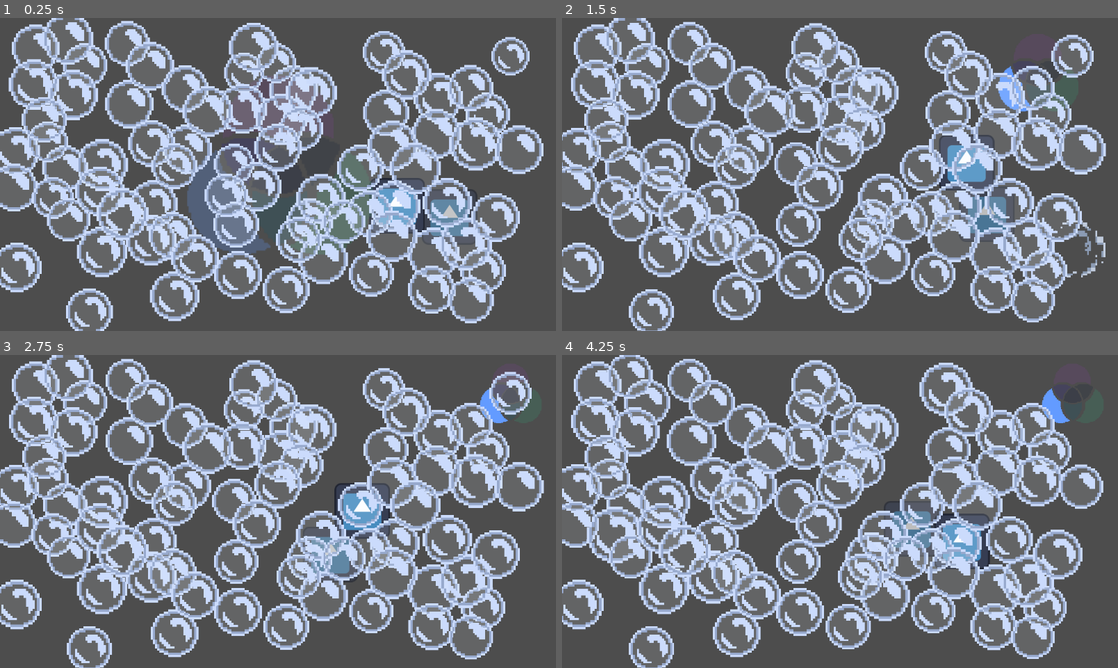
Above: before the commit, frames 1-4 (two rows, left to right).
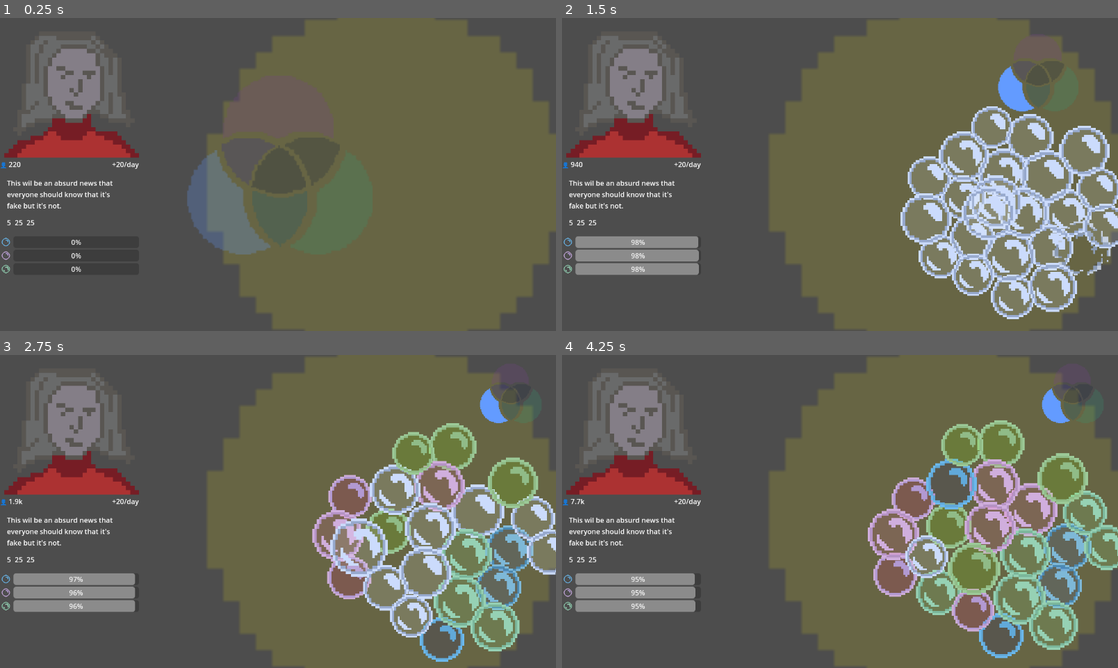
Above: after the commit, the same moments.

Repository: davirss/fakeltd.
Game: Godot game, scene res://Scenes/game.tscn
Same seed, same stepped clock (60 frames per second), same inputs: the game is played once before the commit and once after it. The engine's default icon, where the game draws it, is replaced by a stand-in: a white triangle on a blue panel in a dark square.
Inputs (mouse positions are in pixels of both pictures, inside the frame that each line leads up to):
- Up to frame 1 (0.25 s): no input
- Up to frame 2 (1.5 s): tap Enter (ui_accept) at 0.5, 0.77 s; move the mouse to (795, 202) at 0.52 s; click (795, 202) at 0.6 s; move the mouse to (1073, 249) at 1.27 s; click (1073, 249) at 1.35 s
- Up to frame 3 (2.75 s): tap Enter (ui_accept) at 1.52 s; move the mouse to (528, 405) at 2.02 s; click (528, 405) at 2.1 s
- Up to frame 4 (4.25 s): move the mouse to (1073, 373) at 2.77 s; click (1073, 373) at 2.85 s; tap Enter (ui_accept) at 3.02, 3.77 s; move the mouse to (1073, 411) at 3.52 s; click (1073, 411) at 3.6 s

The runs differ from the first frame. In frame 1, 70% of the frame differs, in the area x 0-100%, y 0-100%; in frame 2, 67%; in frame 3, 69%; in frame 4, 70%.
Error before the commit: Out of bounds get index '1' (on base: 'Dictionary') (res://bubble/bubble.gd:31)

Commit message:
Last fixes for the day

Diff:
--- a/Scenes/game.tscn
+++ b/Scenes/game.tscn
@@ -6,7 +6,8 @@
 [ext_resource type="Script" path="res://Scenes/spawning_marker.gd" id="3_algbn"]
 [ext_resource type="Script" path="res://Scenes/floating_target.gd" id="3_drd3v"]
 [ext_resource type="Texture2D" uid="uid://c08u1iqe28oop" path="res://Resources/icon.svg" id="4_lu5lp"]
-[ext_resource type="PackedScene" uid="uid://b7gp8qi3rliei" path="res://field.tscn" id="6_fo22r"]
+[ext_resource type="Texture2D" uid="uid://bb028qj7qiiyw" path="res://Resources/bubbles sprites/bubble-shade.png" id="6_1didp"]
+[ext_resource type="PackedScene" uid="uid://b7gp8qi3rliei" path="res://day_controller.tscn" id="8_uir3a"]
 
 [sub_resource type="CircleShape2D" id="CircleShape2D_23fjt"]
 radius = 400.0
@@ -84,6 +85,7 @@
 script = ExtResource("3_algbn")
 
 [node name="Sprite2D" type="Sprite2D" parent="Field/SpawningMarker"]
+visible = false
 texture = ExtResource("4_lu5lp")
 
 [node name="FloatingTarget" type="Marker2D" parent="Field"]
@@ -91,6 +93,7 @@
 script = ExtResource("3_drd3v")
 
 [node name="Sprite2D" type="Sprite2D" parent="Field/FloatingTarget"]
+visible = false
 texture = ExtResource("4_lu5lp")
 
 [node name="GameOverArea" type="Area2D" parent="Field"]
@@ -98,6 +101,11 @@
 [node name="GameOverShape" type="CollisionShape2D" parent="Field/GameOverArea"]
 position = Vector2(889, 378)
 shape = SubResource("CircleShape2D_23fjt")
+
+[node name="GameOverShade" type="Sprite2D" parent="Field/GameOverArea/GameOverShape"]
+modulate = Color(0.566313, 0.548682, 0.218506, 0.392157)
+scale = Vector2(7.5, 7.5)
+texture = ExtResource("6_1didp")
 
 [node name="VennController" parent="." instance=ExtResource("3_3oy8c")]
 position = Vector2(641, 348)
@@ -110,6 +118,6 @@
 
 [node name="AudioStreamPlayer2D" type="AudioStreamPlayer2D" parent="."]
 
-[node name="DayController" parent="." instance=ExtResource("6_fo22r")]
+[node name="DayController" parent="." instance=ExtResource("8_uir3a")]
 
 [connection signal="body_exited" from="Field/GameOverArea" to="." method="_on_area_2d_body_exited"]
--- a/field.tscn
+++ /dev/null
@@ -1,230 +0,0 @@
-[gd_scene load_steps=2 format=3 uid="uid://b7gp8qi3rliei"]
-
-[ext_resource type="PackedScene" uid="uid://jsskjmbbjspf" path="res://bubble/bubble.tscn" id="1_jt513"]
-
-[node name="Field" type="Node2D"]
-
-[node name="Bubble" parent="." instance=ExtResource("1_jt513")]
-position = Vector2(82, 69)
-
-[node name="Bubble2" parent="." instance=ExtResource("1_jt513")]
-position = Vector2(196, 108)
-
-[node name="Bubble3" parent="." instance=ExtResource("1_jt513")]
-position = Vector2(78, 152)
-
-[node name="Bubble4" parent="." instance=ExtResource("1_jt513")]
-position = Vector2(156, 47)
-
-[node name="Bubble5" parent="." instance=ExtResource("1_jt513")]
-position = Vector2(168, 176)
-
-[node name="Bubble56" parent="." instance=ExtResource("1_jt513")]
-position = Vector2(998, 541)
-
-[node name="Bubble57" parent="." instance=ExtResource("1_jt513")]
-position = Vector2(1112, 580)
-
-[node name="Bubble58" parent="." instance=ExtResource("1_jt513")]
-position = Vector2(994, 624)
-
-[node name="Bubble59" parent="." instance=ExtResource("1_jt513")]
-position = Vector2(1072, 519)
-
-[node name="Bubble60" parent="." instance=ExtResource("1_jt513")]
-position = Vector2(1084, 648)
-
-[node name="Bubble61" parent="." instance=ExtResource("1_jt513")]
-position = Vector2(1009, 182)
-
-[node name="Bubble62" parent="." instance=ExtResource("1_jt513")]
-position = Vector2(1123, 221)
-
-[node name="Bubble63" parent="." instance=ExtResource("1_jt513")]
-position = Vector2(1005, 265)
-
-[node name="Bubble64" parent="." instance=ExtResource("1_jt513")]
-position = Vector2(1083, 160)
-
-[node name="Bubble65" parent="." instance=ExtResource("1_jt513")]
-position = Vector2(1095, 289)
-
-[node name="Bubble66" parent="." instance=ExtResource("1_jt513")]
-position = Vector2(36, 306)
-
-[node name="Bubble67" parent="." instance=ExtResource("1_jt513")]
-position = Vector2(150, 345)
-
-[node name="Bubble68" parent="." instance=ExtResource("1_jt513")]
-position = Vector2(32, 389)
-
-[node name="Bubble69" parent="." instance=ExtResource("1_jt513")]
-position = Vector2(110, 284)
-
-[node name="Bubble70" parent="." instance=ExtResource("1_jt513")]
-position = Vector2(122, 413)
-
-[node name="Bubble71" parent="." instance=ExtResource("1_jt513")]
-position = Vector2(562, 125)
-
-[node name="Bubble72" parent="." instance=ExtResource("1_jt513")]
-position = Vector2(676, 164)
-
-[node name="Bubble73" parent="." instance=ExtResource("1_jt513")]
-position = Vector2(558, 208)
-
-[node name="Bubble74" parent="." instance=ExtResource("1_jt513")]
-position = Vector2(636, 103)
-
-[node name="Bubble75" parent="." instance=ExtResource("1_jt513")]
-position = Vector2(648, 232)
-
-[node name="Bubble6" parent="." instance=ExtResource("1_jt513")]
-position = Vector2(298, 197)
-
-[node name="Bubble7" parent="." instance=ExtResource("1_jt513")]
-position = Vector2(293, 58)
-
-[node name="Bubble8" parent="." instance=ExtResource("1_jt513")]
-position = Vector2(102, 233)
-
-[node name="Bubble9" parent="." instance=ExtResource("1_jt513")]
-position = Vector2(345, 110)
-
-[node name="Bubble10" parent="." instance=ExtResource("1_jt513")]
-position = Vector2(584, 67)
-
-[node name="Bubble11" parent="." instance=ExtResource("1_jt513")]
-position = Vector2(431, 301)
-
-[node name="Bubble12" parent="." instance=ExtResource("1_jt513")]
-position = Vector2(426, 162)
-
-[node name="Bubble13" parent="." instance=ExtResource("1_jt513")]
-position = Vector2(235, 337)
-
-[node name="Bubble14" parent="." instance=ExtResource("1_jt513")]
-position = Vector2(478, 214)
-
-[node name="Bubble15" parent="." instance=ExtResource("1_jt513")]
-position = Vector2(717, 171)
-
-[node name="Bubble16" parent="." instance=ExtResource("1_jt513")]
-position = Vector2(544, 474)
-
-[node name="Bubble17" parent="." instance=ExtResource("1_jt513")]
-position = Vector2(539, 335)
-
-[node name="Bubble18" parent="." instance=ExtResource("1_jt513")]
-position = Vector2(348, 510)
-
-[node name="Bubble19" parent="." instance=ExtResource("1_jt513")]
-position = Vector2(591, 387)
-
-[node name="Bubble20" parent="." instance=ExtResource("1_jt513")]
-position = Vector2(830, 344)
-
-[node name="Bubble21" parent="." instance=ExtResource("1_jt513")]
-position = Vector2(889, 217)
-
-[node name="Bubble22" parent="." instance=ExtResource("1_jt513")]
-position = Vector2(884, 78)
-
-[node name="Bubble23" parent="." instance=ExtResource("1_jt513")]
-position = Vector2(693, 253)
-
-[node name="Bubble24" parent="." instance=ExtResource("1_jt513")]
-position = Vector2(936, 130)
-
-[node name="Bubble25" parent="." instance=ExtResource("1_jt513")]
-position = Vector2(1175, 87)
-
-[node name="Bubble26" parent="." instance=ExtResource("1_jt513")]
-position = Vector2(909, 432)
-
-[node name="Bubble27" parent="." instance=ExtResource("1_jt513")]
-position = Vector2(904, 293)
-
-[node name="Bubble28" parent="." instance=ExtResource("1_jt513")]
-position = Vector2(713, 468)
-
-[node name="Bubble29" parent="." instance=ExtResource("1_jt513")]
-position = Vector2(956, 345)
-
-[node name="Bubble30" parent="." instance=ExtResource("1_jt513")]
-position = Vector2(1195, 302)
-
-[node name="Bubble31" parent="." instance=ExtResource("1_jt513")]
-position = Vector2(855, 588)
-
-[node name="Bubble32" parent="." instance=ExtResource("1_jt513")]
-position = Vector2(850, 449)
-
-[node name="Bubble33" parent="." instance=ExtResource("1_jt513")]
-position = Vector2(659, 624)
-
-[node name="Bubble34" parent="." instance=ExtResource("1_jt513")]
-position = Vector2(902, 501)
-
-[node name="Bubble35" parent="." instance=ExtResource("1_jt513")]
-position = Vector2(1141, 458)
-
-[node name="Bubble36" parent="." instance=ExtResource("1_jt513")]
-position = Vector2(354, 427)
-
-[node name="Bubble37" parent="." instance=ExtResource("1_jt513")]
-position = Vector2(349, 288)
-
-[node name="Bubble38" parent="." instance=ExtResource("1_jt513")]
-position = Vector2(158, 463)
-
-[node name="Bubble39" parent="." instance=ExtResource("1_jt513")]
-position = Vector2(401, 340)
-
-[node name="Bubble40" parent="." instance=ExtResource("1_jt513")]
-position = Vector2(640, 297)
-
-[node name="Bubble41" parent="." instance=ExtResource("1_jt513")]
-position = Vector2(235, 537)
-
-[node name="Bubble42" parent="." instance=ExtResource("1_jt513")]
-position = Vector2(230, 398)
-
-[node name="Bubble43" parent="." instance=ExtResource("1_jt513")]
-position = Vector2(39, 573)
-
-[node name="Bubble44" parent="." instance=ExtResource("1_jt513")]
-position = Vector2(282, 450)
-
-[node name="Bubble45" parent="." instance=ExtResource("1_jt513")]
-position = Vector2(521, 407)
-
-[node name="Bubble46" parent="." instance=ExtResource("1_jt513")]
-position = Vector2(744, 554)
-
-[node name="Bubble47" parent="." instance=ExtResource("1_jt513")]
-position = Vector2(739, 415)
-
-[node name="Bubble48" parent="." instance=ExtResource("1_jt513")]
-position = Vector2(548, 590)
-
-[node name="Bubble49" parent="." instance=ExtResource("1_jt513")]
-position = Vector2(791, 467)
-
-[node name="Bubble50" parent="." instance=ExtResource("1_jt513")]
-position = Vector2(1030, 424)
-
-[node name="Bubble51" parent="." instance=ExtResource("1_jt513")]
-position = Vector2(402, 639)
-
-[node name="Bubble52" parent="." instance=ExtResource("1_jt513")]
-position = Vector2(397, 500)
-
-[node name="Bubble53" parent="." instance=ExtResource("1_jt513")]
-position = Vector2(206, 675)
-
-[node name="Bubble54" parent="." instance=ExtResource("1_jt513")]
-position = Vector2(449, 552)
-
-[node name="Bubble55" parent="." instance=ExtResource("1_jt513")]
-position = Vector2(688, 509)
--- a/project.godot
+++ b/project.godot
@@ -35,3 +35,7 @@
 "events": [Object(InputEventMouseButton,"resource_local_to_scene":false,"resource_name":"","device":-1,"window_id":0,"a …(253 unchanged characters)…
 ]
 }
+
+[rendering]
+
+textures/vram_compression/import_etc2_astc=true
Not shown: 1 places in Scenes/Influences.tscn that only renumber resources
Not shown: 1 places in Scenes/game.tscn that only renumber resources
Not shown: 1 places in day_controller.tscn that only renumber resources
Not shown, added: export_presets.cfg
